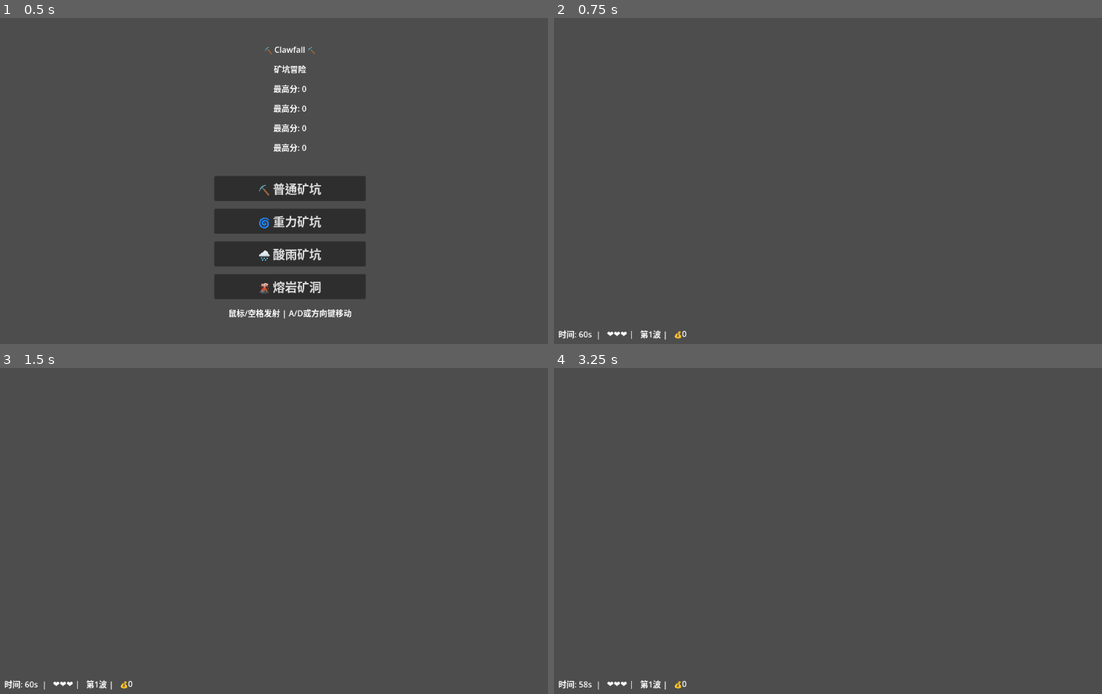
Above: before the commit, frames 1-4 (two rows, left to right).
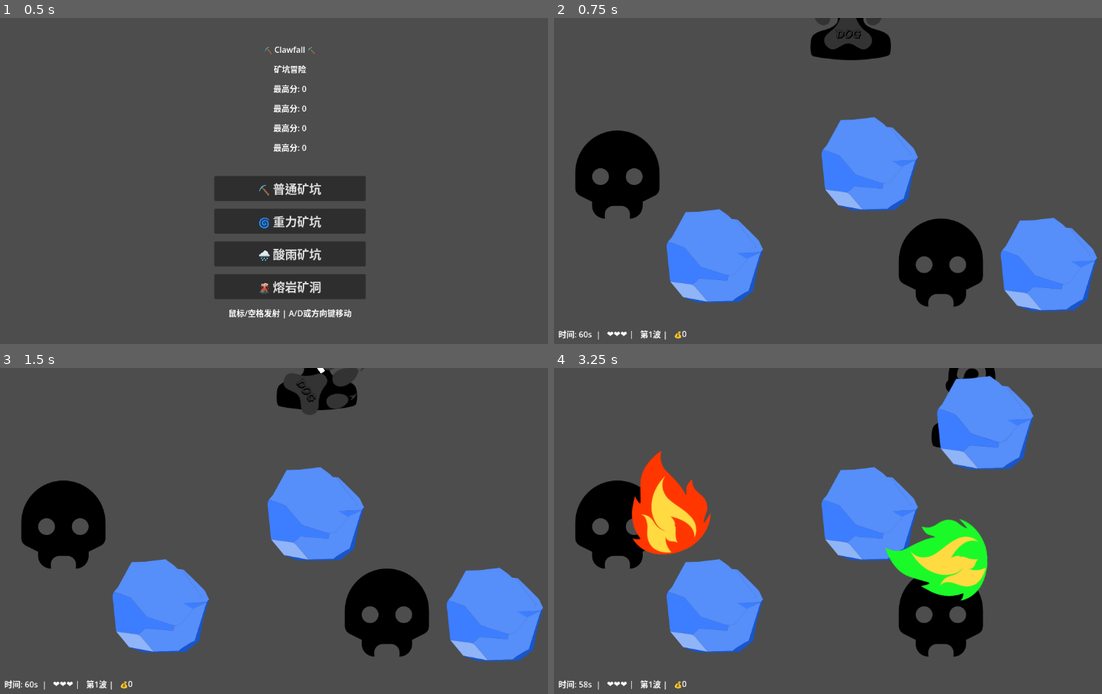
Above: after the commit, the same moments.

Repository: lanqi777/clawfall
Game: Godot game, scene res://scenes/ui/main_menu.tscn
The game is run twice, just before and just after one commit, with the same random seed, the same clock (stepped at 60 frames per second) and the same inputs.
Inputs (mouse positions are in pixels of both pictures, inside the frame that each line leads up to):
- Up to frame 1 (0.5 s): no input
- Up to frame 2 (0.75 s): click "⛏️ 普通矿坑" at 0.5 s
- Up to frame 3 (1.5 s): tap Enter at 1.25 s; move the mouse to (416, 514) at 1.27 s; hold D from 1.28 s (still down); click (416, 514) at 1.42 s
- Up to frame 4 (3.25 s): tap Space at 1.52, 2.27 s; move the mouse to (729, 547) at 2.02 s; release D at 2.03 s; hold S 2.03-2.78 s; move the mouse to (904, 459) at 2.77 s; hold D from 2.78 s (still down)

Frame 1 is identical in both runs. In frame 2, 19% of the frame differs, in the area x 3-100%, y 0-90%; in frame 3, 19%; in frame 4, 23%, in the area x 3-88%, y 0-89%.

Commit message:
Add files via upload

Diff:
--- a/scenes/environment/environment_manager.gd
+++ b/scenes/environment/environment_manager.gd
@@ -36,8 +36,7 @@
 		Global.EnvType.LAVA:
 			print("【环境】熔岩矿洞：底部极其危险！")
 			var lava = lava_scene.instantiate()
-			get_tree().current_scene.add_child.call_deferred(lava)
-			# 熔岩位置在底部中央
+			add_child.call_deferred(lava)
 			await get_tree().process_frame
 			lava.global_position = Vector2(get_viewport().size.x / 2.0, get_viewport().size.y - 50)
 
--- a/scenes/environment/environment_manager.tscn
+++ b/scenes/environment/environment_manager.tscn
@@ -1,6 +1,6 @@
-[gd_scene load_steps=3 format=3]
+[gd_scene load_steps=3 format=3 uid="uid://c2kws53war37"]
 
-[ext_resource type="res://scenes/environment/environment_manager.gd" path=" id="1_36thj"]"$3
+[ext_resource type="Script" uid="uid://bdaklc6ixel7y" path="res://scenes/environment/environment_manager.gd" id="1_36thj"]
 
 [sub_resource type="ParticleProcessMaterial" id="ParticleProcessMaterial_fixe3"]
 particle_flag_disable_z = true
--- a/scenes/environment/lava_zone.gd
+++ b/scenes/environment/lava_zone.gd
@@ -1 +1 @@
-extends Node
+extends Area2D
--- a/scenes/environment/lava_zone.tscn
+++ b/scenes/environment/lava_zone.tscn
@@ -1,6 +1,6 @@
-[gd_scene format=3]
+[gd_scene format=3 uid="uid://ddt3yvgf30vt6"]
 
-[ext_resource type="res://scenes/environment/lava_zone.gd" path=" id="1_xa3xp"]"$3
+[ext_resource type="Script" uid="uid://duick6l6ntioc" path="res://scenes/environment/lava_zone.gd" id="1_xa3xp"]
 
 [sub_resource type="RectangleShape2D" id="RectangleShape2D_3cu6i"]
 size = Vector2(1280, 720)
--- a/scenes/objects/bullet_danger.tscn
+++ b/scenes/objects/bullet_danger.tscn
@@ -1,7 +1,7 @@
-[gd_scene format=3]
+[gd_scene format=3 uid="uid://hr0cns2xnkw7"]
 
-[ext_resource type="res://scenes/objects/bullet_danger.gd" path=" id="1_dpn5n"]"$3
-[ext_resource type="res://assets/image/fire.png" path=" id="1_mpyqo"]"$3
+[ext_resource type="Script" uid="uid://c4db43tsu6ok6" path="res://scenes/objects/bullet_danger.gd" id="1_dpn5n"]
+[ext_resource type="Texture2D" uid="uid://cvt6ttbn27v16" path="res://assets/image/fire.png" id="1_mpyqo"]
 
 [sub_resource type="CircleShape2D" id="CircleShape2D_dpn5n"]
 radius = 109.01835
--- a/scenes/objects/bullet_grabbable.tscn
+++ b/scenes/objects/bullet_grabbable.tscn
@@ -1,7 +1,7 @@
-[gd_scene format=3]
+[gd_scene format=3 uid="uid://b22fjxcb4k6a3"]
 
-[ext_resource type="res://scenes/objects/bullet_grabbable.gd" path=" id="1_a88kv"]"$3
-[ext_resource type="res://assets/image/fire_1.png" path=" id="1_bm5dc"]"$3
+[ext_resource type="Script" uid="uid://wmpxr0h8crsk" path="res://scenes/objects/bullet_grabbable.gd" id="1_a88kv"]
+[ext_resource type="Texture2D" uid="uid://bc8u1n30yjwgw" path="res://assets/image/fire_1.png" id="1_bm5dc"]
 
 [sub_resource type="CircleShape2D" id="CircleShape2D_a88kv"]
 radius = 109.01835
--- a/scenes/objects/enemy.tscn
+++ b/scenes/objects/enemy.tscn
@@ -1,7 +1,7 @@
-[gd_scene format=3]
+[gd_scene format=3 uid="uid://dn0mpnjwpma4p"]
 
-[ext_resource type="res://assets/image/Enemy.png" path=" id="1_ja0ge"]"$3
-[ext_resource type="res://scenes/objects/enemy.gd" path=" id="1_lp353"]"$3
+[ext_resource type="Texture2D" uid="uid://b30qnpcj4sjpi" path="res://assets/image/Enemy.png" id="1_ja0ge"]
+[ext_resource type="Script" uid="uid://k81nljtcmlyq" path="res://scenes/objects/enemy.gd" id="1_lp353"]
 
 [node name="Enemy" type="Node2D" unique_id=1094202428]
 script = ExtResource("1_lp353")
--- a/scenes/objects/mineral.tscn
+++ b/scenes/objects/mineral.tscn
@@ -1,7 +1,7 @@
-[gd_scene format=3]
+[gd_scene format=3 uid="uid://bkkqx04oiadgf"]
 
-[ext_resource type="res://scenes/objects/mineral.gd" path=" id="1_rreug"]"$3
-[ext_resource type="res://assets/image/stone.png" path=" id="1_xqhl2"]"$3
+[ext_resource type="Script" uid="uid://cknik1x28y4c7" path="res://scenes/objects/mineral.gd" id="1_rreug"]
+[ext_resource type="Texture2D" uid="uid://cwt2ofw83ekif" path="res://assets/image/stone.png" id="1_xqhl2"]
 
 [sub_resource type="CircleShape2D" id="CircleShape2D_xqhl2"]
 radius = 100.0
--- a/scenes/player/Claw.tscn
+++ b/scenes/player/Claw.tscn
@@ -1,7 +1,7 @@
-[gd_scene format=3]
+[gd_scene format=3 uid="uid://8mv3o8ig3edt"]
 
-[ext_resource type="res://assets/image/claw.png" path=" id="1_epo06"]"$3
-[ext_resource type="res://scenes/player/claw.gd" path=" id="1_lvdfc"]"$3
+[ext_resource type="Texture2D" uid="uid://cmhigiuhh22l2" path="res://assets/image/claw.png" id="1_epo06"]
+[ext_resource type="Script" uid="uid://ohr2axtabo5d" path="res://scenes/player/claw.gd" id="1_lvdfc"]
 
 [sub_resource type="CircleShape2D" id="CircleShape2D_u8ms8"]
 radius = 85.0
--- a/scenes/player/player.tscn
+++ b/scenes/player/player.tscn
@@ -1,11 +1,8 @@
-[gd_scene load_steps=7 format=3]
+[gd_scene format=3 uid="uid://b2svaty50d5hl"]
 
-[ext_resource type="res://scenes/player/Claw.tscn" path=" id="1_8afob"]
-"$3
-[ext_resource type="res://scenes/player/player.gd" path=" id="1_dovo2"]
-"$3
-[ext_resource type="res://assets/image/play.png" path=" id="2_gmlin"]
-"$3
+[ext_resource type="PackedScene" uid="uid://8mv3o8ig3edt" path="res://scenes/player/Claw.tscn" id="1_8afob"]
+[ext_resource type="Script" uid="uid://cvbr754cby5db" path="res://scenes/player/player.gd" id="1_dovo2"]
+[ext_resource type="Texture2D" uid="uid://ca58mc1opkh32" path="res://assets/image/play.png" id="2_gmlin"]
 
 [sub_resource type="RectangleShape2D" id="RectangleShape2D_gmlin"]
 size = Vector2(160, 200)
--- a/scenes/ui/game_over.gd
+++ b/scenes/ui/game_over.gd
@@ -42,4 +42,4 @@
 func _on_menu_pressed() -> void:
 	get_tree().paused = false
 	Global.game_state = Global.GameState.MENU
-	get_tree().change_scene_to_file("res://scenes/main_menu.tscn")
+	get_tree().change_scene_to_file("res://scenes/ui/main_menu.tscn")
--- a/scenes/ui/main_menu.tscn
+++ b/scenes/ui/main_menu.tscn
@@ -1,6 +1,6 @@
-[gd_scene load_steps=2 format=3]
+[gd_scene format=3 uid="uid://1y3wqx3wyq3"]
 
-[ext_resource type="Script" path="res://scenes/ui/main_menu.gd" id="1_menu"]
+[ext_resource type="Script" uid="uid://ojuf6qt4i1ur" path="res://scenes/ui/main_menu.gd" id="1_menu"]
 
 [node name="MainMenu" type="Control" unique_id=2114857434]
 layout_mode = 3
@@ -26,41 +26,41 @@
 grow_vertical = 2
 theme_override_constants/separation = 15
 
-[node name="TitleLabel" type="Label" parent="VBoxContainer"]
+[node name="TitleLabel" type="Label" parent="VBoxContainer" unique_id=280057468]
 layout_mode = 2
+text = "⛏️ Clawfall ⛏️"
 horizontal_alignment = 1
-text = "⛏️ Clawfall ⛏️"
 
-[node name="SubtitleLabel" type="Label" parent="VBoxContainer"]
+[node name="SubtitleLabel" type="Label" parent="VBoxContainer" unique_id=1534445453]
 layout_mode = 2
+text = "矿坑冒险"
 horizontal_alignment = 1
-text = "矿坑冒险"
 
-[node name="HSNormal" type="Label" parent="VBoxContainer"]
+[node name="HSNormal" type="Label" parent="VBoxContainer" unique_id=1114192166]
 layout_mode = 2
+text = "普通矿坑 最高: 0"
 horizontal_alignment = 1
-text = "普通矿坑 最高: 0"
 
-[node name="HSGraivty" type="Label" parent="VBoxContainer"]
+[node name="HSGraivty" type="Label" parent="VBoxContainer" unique_id=108907947]
 layout_mode = 2
+text = "重力异常 最高: 0"
 horizontal_alignment = 1
-text = "重力异常 最高: 0"
 
-[node name="HSAcidRain" type="Label" parent="VBoxContainer"]
+[node name="HSAcidRain" type="Label" parent="VBoxContainer" unique_id=1403611416]
 layout_mode = 2
+text = "酸雨矿坑 最高: 0"
 horizontal_alignment = 1
-text = "酸雨矿坑 最高: 0"
 
-[node name="HSLava" type="Label" parent="VBoxContainer"]
+[node name="HSLava" type="Label" parent="VBoxContainer" unique_id=234260094]
 layout_mode = 2
+text = "熔岩矿洞 最高: 0"
 horizontal_alignment = 1
-text = "熔岩矿洞 最高: 0"
 
-[node name="Spacer" type="Control" parent="VBoxContainer"]
+[node name="Spacer" type="Control" parent="VBoxContainer" unique_id=990545467]
 custom_minimum_size = Vector2(0, 15)
 layout_mode = 2
 
-[node name="BtnNormal" type="Button" parent="VBoxContainer"]
+[node name="BtnNormal" type="Button" parent="VBoxContainer" unique_id=1622364087]
 custom_minimum_size = Vector2(0, 50)
 layout_mode = 2
 theme_override_font_sizes/font_size = 24
@@ -84,7 +84,7 @@
 theme_override_font_sizes/font_size = 24
 text = "🌋 熔岩矿洞"
 
-[node name="HintLabel" type="Label" parent="VBoxContainer"]
+[node name="HintLabel" type="Label" parent="VBoxContainer" unique_id=1158842018]
 layout_mode = 2
+text = "鼠标/空格发射 | A/D或方向键移动"
 horizontal_alignment = 1
-text = "鼠标/空格发射 | A/D或方向键移动"
